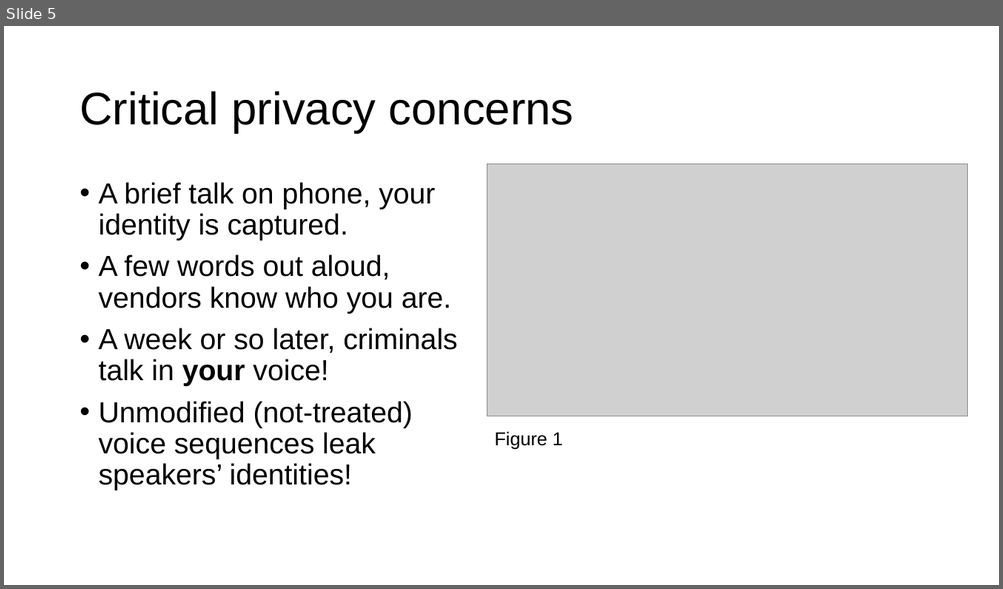
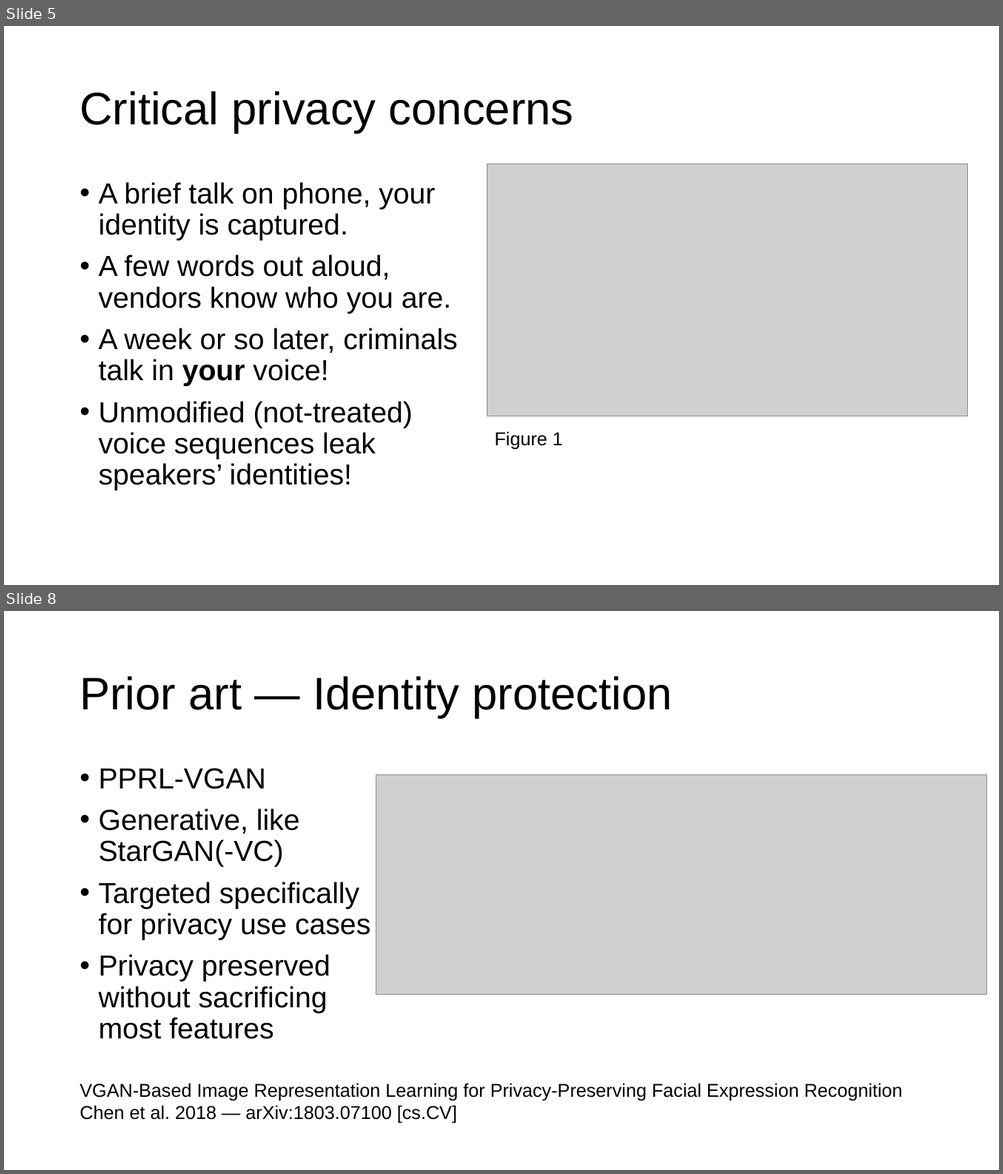
Before and after one commit to aurantiaco-sucus/sgvc_adv_conf, a slide deck: pres.pptx. Shown one above the other, each under a label of ours: slide 5 before the commit, slides 5 and 8 after it; the slides between them are not shown. The pictures are 1003x589 and 1003x1174 pixels, drawn with LibreOffice and Linux fonts; fonts in the diff are those of the drawing; grey boxes stand for pictures. Boxes give left, top, right and bottom in pixels: in the first picture for what was removed or moved away, otherwise in the second. Text is boxed around its words. In the diff, an @@ line names an element or a change of style, - is before the commit and + after.

```diff
--- a/pres.pptx
+++ b/pres.pptx
@@ slide 8 added at [4, 611, 999, 1170], background #FFFFFF @@
@@ title added at [79, 676, 671, 718], 44 pt, text #000000 @@
+Prior art — Identity protection
@@ text added at [99, 768, 370, 1039], 28 pt, text #000000 @@
+• PPRL-VGAN
+• Generative, like StarGAN(-VC)
+• Targeted specifically for privacy use cases
+• Privacy preserved without sacrificing most features
@@ picture added at [375, 775, 987, 995] @@
@@ text added at [79, 1083, 902, 1124], 18 pt, text #000000 @@
+VGAN-Based Image Representation Learning for Privacy-Preserving Facial Expression Recognition
+Chen et al. 2018 — arXiv:1803.07100 [cs.CV]
```
Also in this commit, not shown: 4 slides changed, 14 other slides added.
